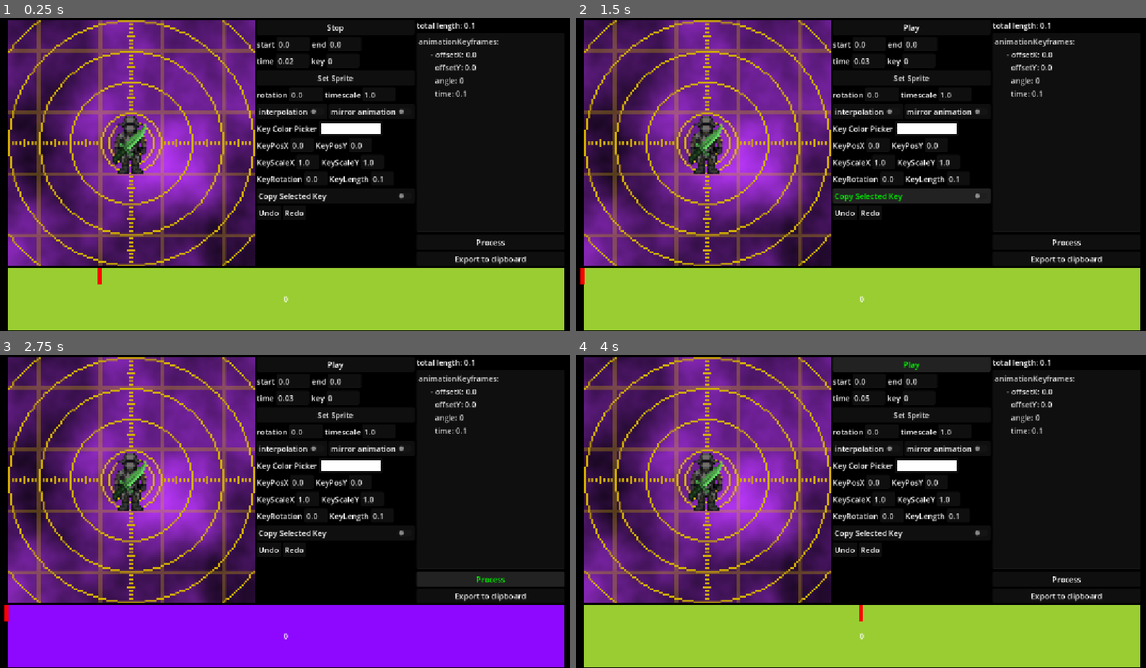
Above: before the commit, frames 1-4 (two rows, left to right).
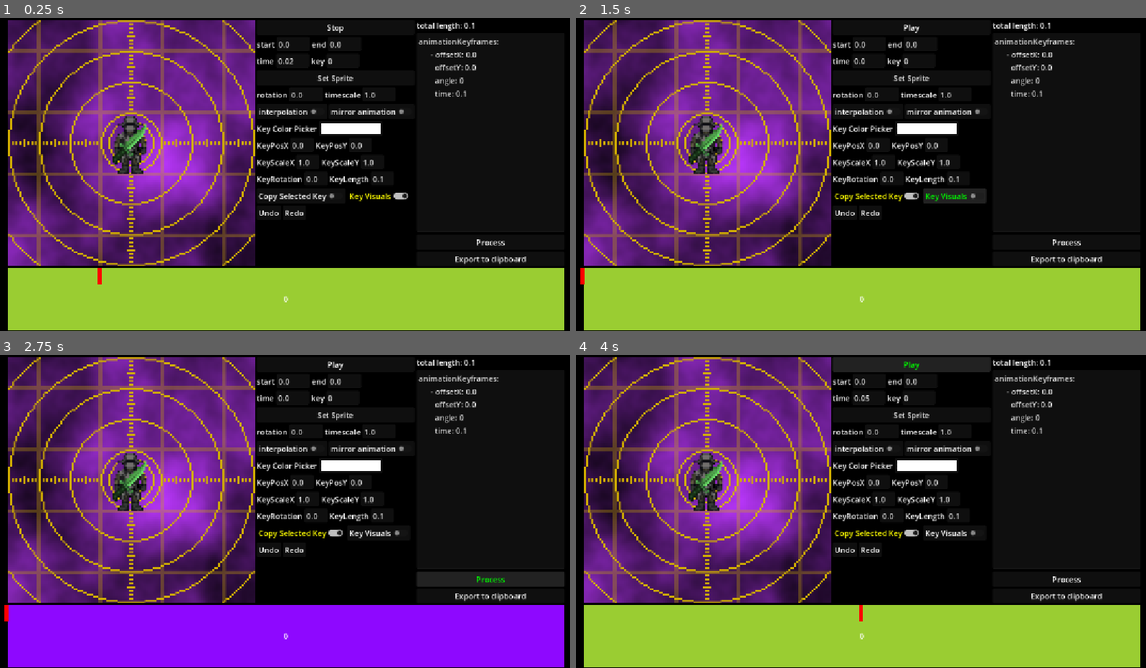
Above: after the commit, the same moments.

Repository: mika10095/carmine-weapon-anim-editor
Game: Godot game, scene res://main.tscn
Same seed, same stepped clock (60 frames per second), same inputs: the game is played once before the commit and once after it.
Inputs (mouse positions are in pixels of both pictures, inside the frame that each line leads up to):
- Up to frame 1 (0.25 s): no input
- Up to frame 2 (1.5 s): click "Copy Selected Key" at 0.5 s; click (952, 196) at 1.25 s, where only the run after the commit has a clickable "Key Visuals"
- Up to frame 3 (2.75 s): click "Process" at 2 s
- Up to frame 4 (4 s): click "Play" at 2.75 s; click "Stop" at 3.5 s

The runs differ from the first frame. In frame 1, 0.1% of the frame differs, in the area x 57-72%, y 55-59%; in frame 2, 0.9%, in the area x 45-73%, y 12-60%; in frame 3, 0.3%; in frame 4, 0.3%.

Commit message:
add a toggle for the ghosts

Diff:
--- a/main.tscn
+++ b/main.tscn
@@ -379,9 +379,17 @@
 layout_mode = 2
 text = "0.1"
 
-[node name="CopyKeyToggle" type="CheckButton" parent="VBoxContainer/HBoxContainer/Tree" unique_id=444534389]
+[node name="HBoxContainer10" type="HBoxContainer" parent="VBoxContainer/HBoxContainer/Tree" unique_id=403224365]
+layout_mode = 2
+
+[node name="CopyKeyToggle" type="CheckButton" parent="VBoxContainer/HBoxContainer/Tree/HBoxContainer10" unique_id=444534389]
 layout_mode = 2
 text = "Copy Selected Key"
+
+[node name="KeyVisualiserToggle" type="CheckButton" parent="VBoxContainer/HBoxContainer/Tree/HBoxContainer10" unique_id=908733071]
+layout_mode = 2
+button_pressed = true
+text = "Key Visuals"
 
 [node name="HBoxContainer9" type="HBoxContainer" parent="VBoxContainer/HBoxContainer/Tree" unique_id=1633056803]
 layout_mode = 2
@@ -563,7 +571,8 @@
 [connection signal="text_changed" from="VBoxContainer/HBoxContainer/Tree/HBoxContainer5/KeyScaleY" to="." method="_on_key_scale_y_text_changed"]
 [connection signal="text_changed" from="VBoxContainer/HBoxContainer/Tree/HBoxContainer6/KeyRot" to="." method="_on_key_rot_text_changed"]
 [connection signal="text_changed" from="VBoxContainer/HBoxContainer/Tree/HBoxContainer6/KeyLength" to="." method="_on_key_length_text_changed"]
-[connection signal="pressed" from="VBoxContainer/HBoxContainer/Tree/CopyKeyToggle" to="." method="_on_copy_key_toggle_pressed"]
+[connection signal="pressed" from="VBoxContainer/HBoxContainer/Tree/HBoxContainer10/CopyKeyToggle" to="." method="_on_copy_key_toggle_pressed"]
+[connection signal="pressed" from="VBoxContainer/HBoxContainer/Tree/HBoxContainer10/KeyVisualiserToggle" to="." method="_on_key_visualiser_toggle_pressed"]
 [connection signal="pressed" from="VBoxContainer/HBoxContainer/Tree/HBoxContainer9/UndoButton" to="." method="_on_undo_button_pressed"]
 [connection signal="pressed" from="VBoxContainer/HBoxContainer/Tree/HBoxContainer9/RedoButton" to="." method="_on_redo_button_pressed"]
 [connection signal="pressed" from="VBoxContainer/HBoxContainer/Control/VBoxContainer/Button" to="." method="_on_parse_pressed"]
--- a/monolith.gd
+++ b/monolith.gd
@@ -50,6 +50,7 @@
 var mirrored = false
 var gunmode = false
 var copy_key = false
+var key_visuals = true
 var start_time = 0.0
 var end_time = 0.0
 var move_speed = 50
@@ -275,6 +276,9 @@
 		update_ghost_pos(weapon_sprite_ghost_previous,previous)
 	else:
 		weapon_sprite_ghost_previous.visible = false
+	if(!key_visuals):
+		weapon_sprite_ghost_previous.visible = false
+		weapon_sprite_ghost_next.visible = false
 	if(!copy_key):
 		return
 	update_ghost_pos(weapon_sprite_ghost,key)
@@ -439,7 +443,7 @@
 		child.queue_free()
 	index = 0
 	parse_data(_yaml_to_data())
-	_write_back_keys() #fix angles and the spinny bug
+	_write_back_keys()
 	set_total_length()
 
 
@@ -672,3 +676,8 @@
 
 func _on_redo_button_pressed():
 	redo()
+
+
+func _on_key_visualiser_toggle_pressed():
+	key_visuals = !key_visuals
+	update_animation()
